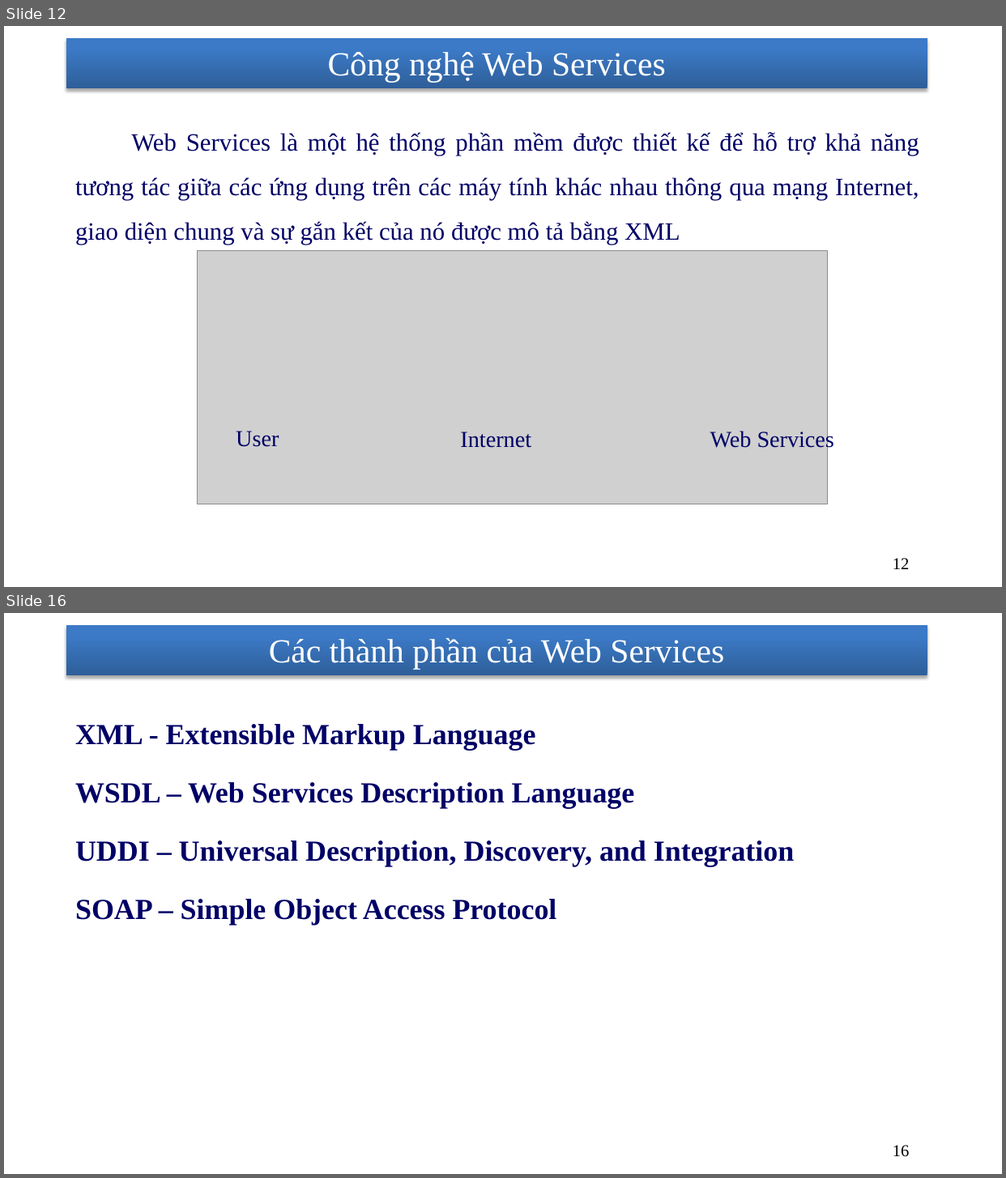
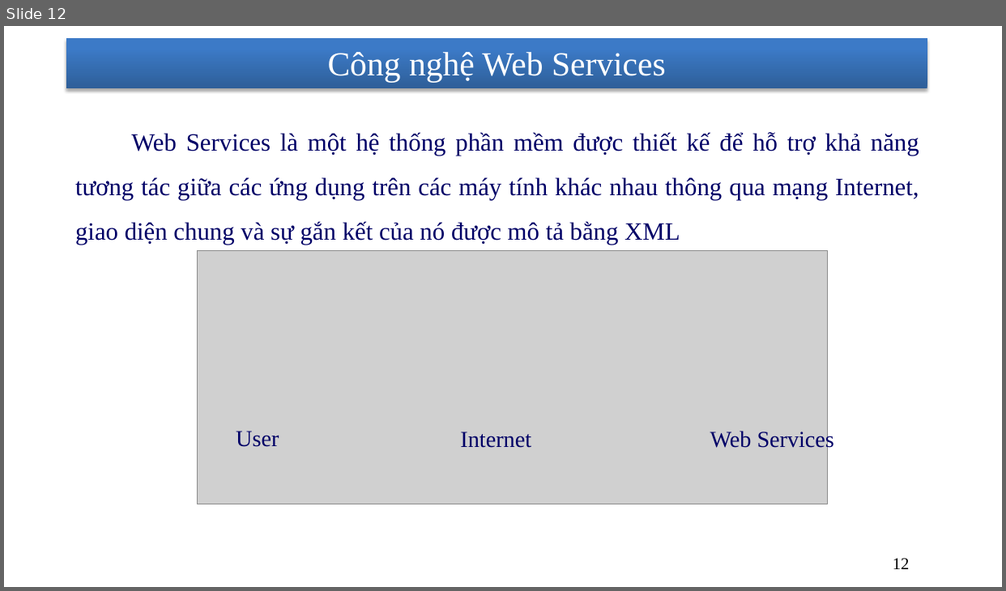
Before and after one commit to nhanhnt/LUANVAN, a slide deck: WORD/luanvan_nhanhnt_ver7.pptx. Shown one above the other, each under a label of ours: slides 12 and 16 before the commit, slide 12 after it; the slides between them are not shown. The pictures are 1006x1178 and 1006x591 pixels, drawn with LibreOffice and Linux fonts; fonts in the diff are those of the drawing; grey boxes stand for pictures; background and template pictures are left out. Boxes give left, top, right and bottom in pixels: in the first picture for what was removed or moved away, otherwise in the second. Text is boxed around its words. In the diff, an @@ line names an element or a change of style, - is before the commit and + after.

```diff
--- a/WORD/luanvan_nhanhnt_ver7.pptx
+++ b/WORD/luanvan_nhanhnt_ver7.pptx
@@ slide 16 removed at [4, 613, 1002, 1174], background picture (left out); not listed: 1 template element that a slide beside it also shows @@
@@ title removed at [269, 638, 724, 670] @@
-Các thành phần của Web Services
@@ text removed at [75, 724, 794, 925] @@
-XML - Extensible Markup Language
-      WSDL – Web Services Description Language
-UDDI – Universal Description, Discovery, and Integration
-SOAP – Simple Object Access Protocol
@@ page number removed at [893, 1145, 909, 1157] @@
-16
```
Also in this commit, not shown: 6 slides changed, 13 other slides removed.
